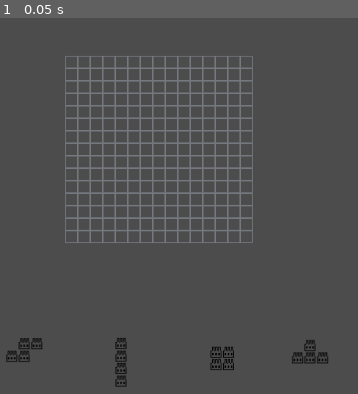
Above: before the commit, frame 1.
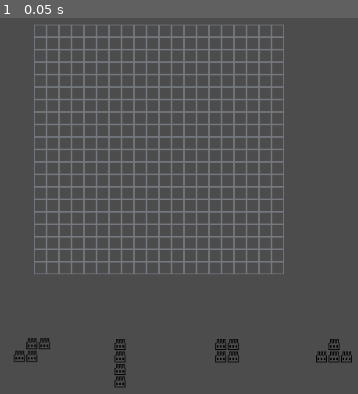
Above: after the commit, the same moment.

Repository: T4g1/gd-wildjam13
Game: Godot game, scene res://main.tscn
The game is run twice, just before and just after one commit, with the same random seed, the same clock (stepped at 60 frames per second) and the same inputs.
Inputs:
- Up to frame 1 (0.05 s): no input

The runs differ from the first frame. In frame 1, 17% of the frame differs, in the area x 1-99%, y 1-99%.

Commit message:
[add] Drag'n'Drop of Polyminoes

Diff:
--- /dev/null
+++ b/main.gd
@@ -0,0 +1,19 @@
+extends Control
+
+var held_object = null
+
+func _ready():
+	# TODO: do that when instantiating new polymino to be used
+	for node in get_tree().get_nodes_in_group("dragable"):
+		node.connect("clicked", self, "_on_dragable_clicked")
+
+func _on_dragable_clicked(object):
+	if !held_object:
+		held_object = object
+		held_object.pickup()
+
+func _unhandled_input(event):
+	if event is InputEventMouseButton and event.button_index == BUTTON_LEFT:
+		if held_object and !event.pressed:
+			held_object.drop()
+			held_object = null
--- a/main.tscn
+++ b/main.tscn
@@ -1,23 +1,28 @@
-[gd_scene load_steps=3 format=2]
+[gd_scene load_steps=4 format=2]
 
-[ext_resource path="res://nodes/Grid/Grid.tscn" type="PackedScene" id=1]
-[ext_resource path="res://nodes/Polymino/Polymino.tscn" type="PackedScene" id=2]
+[ext_resource path="res://main.gd" type="Script" id=1]
+[ext_resource path="res://nodes/Grid/Grid.tscn" type="PackedScene" id=2]
+[ext_resource path="res://nodes/Polymino/Polymino.tscn" type="PackedScene" id=3]
 
 [node name="Node2D" type="Control"]
 anchor_right = 1.0
 anchor_bottom = 1.0
+mouse_filter = 2
+script = ExtResource( 1 )
 
 [node name="VBoxContainer" type="VBoxContainer" parent="."]
 anchor_right = 1.0
 anchor_bottom = 1.0
+mouse_filter = 2
 
 [node name="CenterContainer" type="CenterContainer" parent="VBoxContainer"]
 margin_right = 1024.0
 margin_bottom = 496.0
+mouse_filter = 2
 size_flags_horizontal = 3
 size_flags_vertical = 3
 
-[node name="Grid" parent="VBoxContainer/CenterContainer" instance=ExtResource( 1 )]
+[node name="Grid" parent="VBoxContainer/CenterContainer" instance=ExtResource( 2 )]
 anchor_left = 0.0
 anchor_top = 0.0
 anchor_right = 0.0
@@ -28,28 +33,28 @@
 margin_bottom = 248.0
 size_flags_horizontal = 3
 size_flags_vertical = 3
-grid_size = 15
 
 [node name="HBoxContainer" type="HBoxContainer" parent="VBoxContainer"]
 margin_top = 500.0
 margin_right = 1024.0
 margin_bottom = 600.0
+mouse_filter = 2
 size_flags_horizontal = 3
 size_flags_vertical = 3
 size_flags_stretch_ratio = 0.2
 
-[node name="pol1" parent="VBoxContainer/HBoxContainer" instance=ExtResource( 2 )]
-position = Vector2( 347.45, 21.1884 )
+[node name="pol1" parent="VBoxContainer/HBoxContainer" instance=ExtResource( 3 )]
+position = Vector2( 357.272, 21.1884 )
 shape = 1
 
-[node name="pol2" parent="VBoxContainer/HBoxContainer" instance=ExtResource( 2 )]
-position = Vector2( 487.412, 20.8715 )
+[node name="pol2" parent="VBoxContainer/HBoxContainer" instance=ExtResource( 3 )]
+position = Vector2( 486.184, 22.0992 )
 shape = 5
 
-[node name="pol3" parent="VBoxContainer/HBoxContainer" instance=ExtResource( 2 )]
-position = Vector2( 608.958, 31.9212 )
+[node name="pol3" parent="VBoxContainer/HBoxContainer" instance=ExtResource( 3 )]
+position = Vector2( 615.097, 22.0993 )
 shape = 4
 
-[node name="pol4" parent="VBoxContainer/HBoxContainer" instance=ExtResource( 2 )]
-position = Vector2( 713.316, 23.327 )
+[node name="pol4" parent="VBoxContainer/HBoxContainer" instance=ExtResource( 3 )]
+position = Vector2( 744.009, 22.0992 )
 shape = 6
--- a/nodes/Grid/Grid.tscn
+++ b/nodes/Grid/Grid.tscn
@@ -44,18 +44,18 @@
 anchor_top = 0.5
 anchor_right = 0.5
 anchor_bottom = 0.5
+mouse_filter = 2
 script = ExtResource( 1 )
-grid_size = 20
 
 [node name="Content" type="TileMap" parent="."]
 position = Vector2( -160, -160 )
-tile_set = SubResource( 2 )
+tile_set = SubResource( 1 )
 cell_size = Vector2( 16, 16 )
 format = 1
 
 [node name="Lines" type="TileMap" parent="."]
 position = Vector2( -160, -160 )
-tile_set = SubResource( 1 )
+tile_set = SubResource( 2 )
 cell_size = Vector2( 16, 16 )
 format = 1
 tile_data = PoolIntArray( 0, 0, 0, 1, 0, 0, 2, 0, 0, 3, 0, 0, 4, 0, 0, 5, 0, 0, 6, 0, 0, 7, 0, 0, 8, 0, 0, 9, 0, 0, 10, …(5477 unchanged characters)…
--- /dev/null
+++ b/nodes/Polymino/Dragable.gd
@@ -0,0 +1,36 @@
+extends KinematicBody2D
+
+signal clicked
+
+var held = false
+
+var original_position = Vector2()
+var grabbed_offset = Vector2()
+
+func _ready():
+	original_position = get_position()
+
+func _on_input_event(viewport, event, shape_idx):
+	if event is InputEventMouseButton:
+		if event.button_index == BUTTON_LEFT and event.pressed:
+			emit_signal("clicked", self)
+
+func _physics_process(delta):
+	if held:
+		set_position(get_global_mouse_position() + grabbed_offset)
+
+func pickup():
+	held = true
+	grabbed_offset = get_position() - get_global_mouse_position()
+	print("picked")
+
+func drop():
+	set_position(original_position)
+	held = false
+	print("dropped")
+
+func set_position(new_position):
+	get_parent().position = new_position
+
+func get_position():
+	return get_parent().position
--- a/nodes/Polymino/Polymino.gd
+++ b/nodes/Polymino/Polymino.gd
@@ -1,5 +1,7 @@
 tool
 extends Node2D
+
+signal clicked
 
 const TETROMINO_SIZE = 4
 const PATTERN = [
@@ -43,3 +45,6 @@
 	shape = new_shape
 
 	$Grid.set_content(PATTERN[shape], TETROMINO_SIZE)
+
+func _on_clicked(object):
+	emit_signal("clicked", object)
--- a/nodes/Polymino/Polymino.tscn
+++ b/nodes/Polymino/Polymino.tscn
@@ -1,9 +1,15 @@
-[gd_scene load_steps=3 format=2]
+[gd_scene load_steps=5 format=2]
 
 [ext_resource path="res://nodes/Polymino/Polymino.gd" type="Script" id=1]
 [ext_resource path="res://nodes/Grid/Grid.tscn" type="PackedScene" id=2]
+[ext_resource path="res://nodes/Polymino/Dragable.gd" type="Script" id=3]
 
-[node name="Polymino" type="Node2D"]
+[sub_resource type="RectangleShape2D" id=1]
+extents = Vector2( 32, 32 )
+
+[node name="Polymino" type="Node2D" groups=[
+"dragable",
+]]
 script = ExtResource( 1 )
 __meta__ = {
 "_edit_group_": true
@@ -12,3 +18,12 @@
 [node name="Grid" parent="." instance=ExtResource( 2 )]
 grid_size = 4
 show_grid = false
+
+[node name="Dragable" type="KinematicBody2D" parent="."]
+input_pickable = true
+script = ExtResource( 3 )
+
+[node name="CollisionShape2D" type="CollisionShape2D" parent="Dragable"]
+shape = SubResource( 1 )
+[connection signal="clicked" from="Dragable" to="." method="_on_clicked"]
+[connection signal="input_event" from="Dragable" to="Dragable" method="_on_input_event"]
Not shown: 2 places in nodes/Grid/Grid.tscn that only renumber resources
